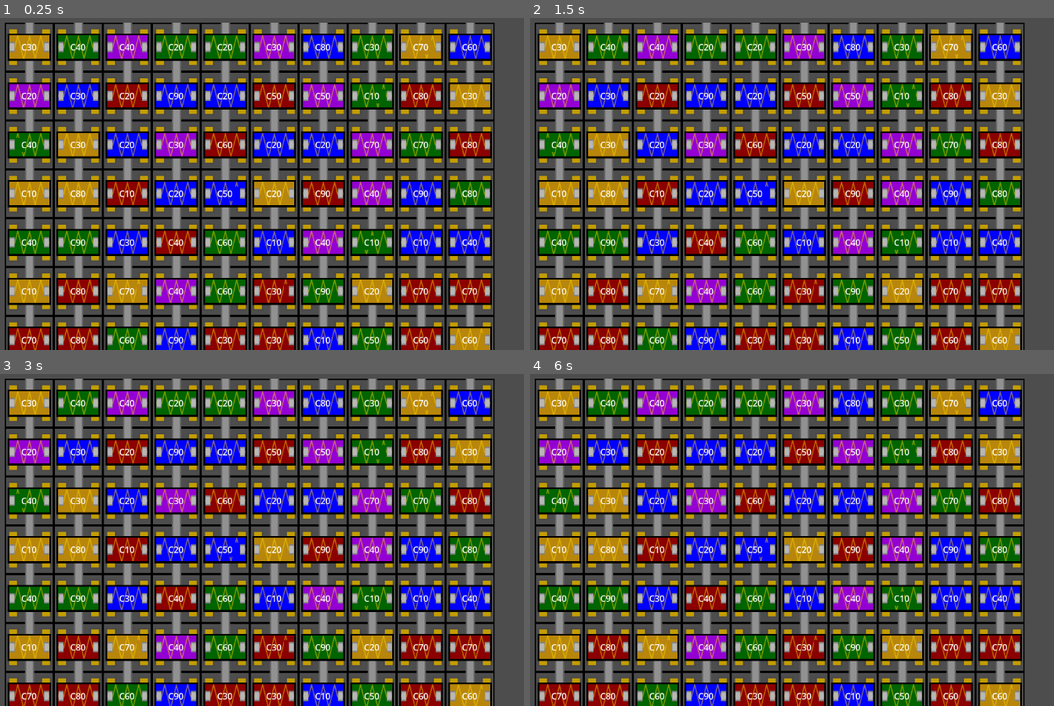
Above: before the commit, frames 1-4 (two rows, left to right).
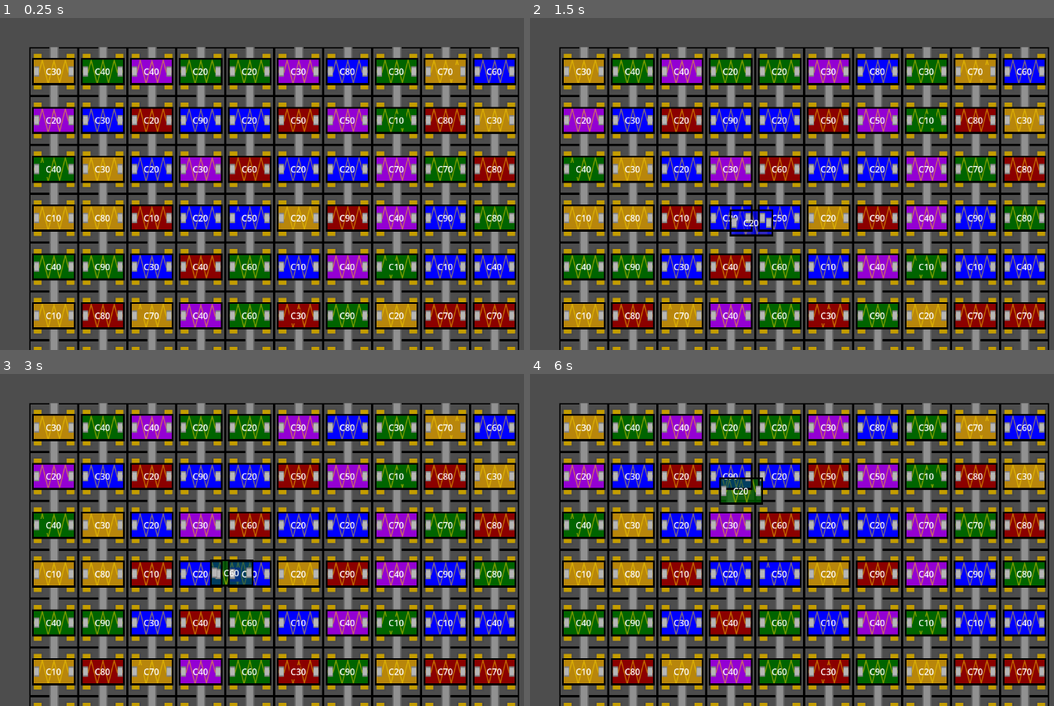
Above: after the commit, the same moments.

Repository: Herodegon/Piqtronics_TriangleGameJam2025
Game: Godot game, scene res://scenes/minigames/cryptofuse/fusebox.tscn
The game is run twice, just before and just after one commit, with the same random seed, the same clock (stepped at 60 frames per second) and the same inputs. This scene is started directly instead of the project's main scene.
Inputs (mouse positions are in pixels of both pictures, inside the frame that each line leads up to):
- Up to frame 1 (0.25 s): no input
- Up to frame 2 (1.5 s): tap Enter at 0.5 s; move the mouse to (959, 157) at 0.52 s; click (959, 157) at 0.67 s; tap Space at 1.25 s; drag from (697, 190) to (792, 243) at 1.27 s
- Up to frame 3 (3 s): move the mouse to (356, 453) at 2.02 s; click (356, 453) at 2.17 s; tap Enter at 2.75 s; drag from (262, 599) to (104, 476) at 2.77 s
- Up to frame 4 (6 s): move the mouse to (1012, 583) at 3.52 s; click (1012, 583) at 3.67 s; tap Space at 4.25, 5.75 s; drag from (634, 476) to (729, 443) at 4.27 s; tap Enter at 5 s; move the mouse to (854, 530) at 5.02 s; click (854, 530) at 5.17 s; drag from (729, 443) to (697, 546) at 5.77 s

The runs differ from the first frame. In frame 1, 88% of the frame differs, in the area x 0-100%, y 1-100%; in frame 2, 88%; in frame 3, 88%; in frame 4, 88%.

Commit message:
dragging works

Diff:
--- a/the_lords_work/scenes/minigames/cryptofuse/box_slot.tscn
+++ b/the_lords_work/scenes/minigames/cryptofuse/box_slot.tscn
@@ -1,16 +1,24 @@
-[gd_scene load_steps=4 format=3 uid="uid://y5jnhtow66j7"]
+[gd_scene load_steps=5 format=3 uid="uid://y5jnhtow66j7"]
 
 [ext_resource type="Script" path="res://scripts/minigames/cryptofuse/box_slot.gd" id="1_p7ia6"]
 [ext_resource type="Texture2D" uid="uid://dec38d6aeruy6" path="res://assets/CryptoFuse/Fuses/slot.png" id="1_uyuud"]
+[ext_resource type="PackedScene" uid="uid://u6scxdctahjn" path="res://scenes/minigames/cryptofuse/Fuse.tscn" id="2_mu0ck"]
 [ext_resource type="Texture2D" uid="uid://dkhpb8aucet66" path="res://assets/CryptoFuse/Fuses/slot_empty.png" id="3_lqppj"]
 
 [node name="Box_Slot" type="Control"]
 layout_mode = 3
 anchors_preset = 0
 script = ExtResource("1_p7ia6")
+fuse_scene = ExtResource("2_mu0ck")
 
-[node name="Slot" type="Sprite2D" parent="."]
+[node name="Slot" type="TextureRect" parent="."]
+layout_mode = 0
+offset_right = 40.0
+offset_bottom = 40.0
 texture = ExtResource("3_lqppj")
 
-[node name="Contacts" type="Sprite2D" parent="."]
+[node name="Contacts" type="TextureRect" parent="."]
+layout_mode = 0
+offset_right = 90.0
+offset_bottom = 90.0
 texture = ExtResource("1_uyuud")
--- a/the_lords_work/scenes/minigames/cryptofuse/fuse.tscn
+++ b/the_lords_work/scenes/minigames/cryptofuse/fuse.tscn
@@ -8,34 +8,35 @@
 [node name="Fuse" type="Control"]
 layout_mode = 3
 anchors_preset = 0
+offset_left = 5.0
+offset_top = 20.0
+offset_right = 5.0
+offset_bottom = 20.0
+mouse_filter = 1
 script = ExtResource("1_wph1i")
 
 [node name="Type_text" type="Label" parent="."]
 z_index = 4
-layout_mode = 0
-offset_left = -15.0
-offset_top = -12.0
-offset_right = 25.0
-offset_bottom = 11.0
+offset_left = 25.0
+offset_top = 13.0
+offset_right = 65.0
+offset_bottom = 36.0
 text = "C30"
 
-[node name="Pins" type="Sprite2D" parent="."]
+[node name="Pins" type="TextureRect" parent="."]
 z_index = 4
 y_sort_enabled = true
 texture = ExtResource("4_te2v4")
 
-[node name="CoverBorder" type="Sprite2D" parent="."]
+[node name="CoverBorder" type="TextureRect" parent="."]
 z_index = 4
 texture = ExtResource("5_b7kxy")
 
 [node name="Cover" type="ColorRect" parent="."]
 z_index = 3
 y_sort_enabled = true
-layout_mode = 0
-offset_left = -40.0
-offset_top = -25.0
-offset_right = 40.0
-offset_bottom = 25.0
+offset_right = 80.0
+offset_bottom = 50.0
 color = Color(0.14902, 0.282353, 1, 0.666667)
 
 [node name="Break" type="ColorRect" parent="."]
@@ -45,22 +46,19 @@
 anchors_preset = 4
 anchor_top = 0.5
 anchor_bottom = 0.5
-offset_left = -30.0
-offset_top = -13.0
-offset_right = -10.0
-offset_bottom = 13.0
+offset_left = 50.0
+offset_top = 13.0
+offset_right = 70.0
+offset_bottom = 39.0
 grow_vertical = 2
 color = Color(0.14902, 0.282353, 1, 1)
 
-[node name="WireGood" type="Sprite2D" parent="."]
+[node name="WireGood" type="TextureRect" parent="."]
 z_index = 1
 texture = ExtResource("3_rggvk")
 
 [node name="Backplate" type="ColorRect" parent="."]
 y_sort_enabled = true
-layout_mode = 0
-offset_left = -40.0
-offset_top = -25.0
-offset_right = 40.0
-offset_bottom = 25.0
+offset_right = 80.0
+offset_bottom = 50.0
 color = Color(0.14902, 0.282353, 1, 1)
--- a/the_lords_work/scenes/minigames/cryptofuse/fusebox.tscn
+++ b/the_lords_work/scenes/minigames/cryptofuse/fusebox.tscn
@@ -12,5 +12,5 @@
 box_slot_scene = ExtResource("2_ajw8j")
 toolbox_slot_scene = ExtResource("3_qwcv2")
 fusebox_pos = Vector2(90, 90)
-toolbox_pos = Vector2(1200, 90)
+toolbox_pos = Vector2(1200, 270)
 fuse_scene = ExtResource("4_7knju")
--- a/the_lords_work/scripts/minigames/cryptofuse/Fuse.gd
+++ b/the_lords_work/scripts/minigames/cryptofuse/Fuse.gd
@@ -4,14 +4,16 @@
 @export var cover_opacity: float = 0.5
 @export var type: int
 @export var good: int
+var break_pos
 
 #-27 to
 func set_type(t: int):
 	type = t
 	$Type_text.text = "C%d" % t
 func set_break_pos(p: int):
-	$Break.position.y = -13
+	$Break.position.y = 13
 	$Break.position.x = p
+	break_pos = p
 
 func set_color(c: Color):
 	cover_color = c
@@ -31,10 +33,6 @@
 		$Break.visible = true
 
 
-func _get_drag_data(_at_position):
-	return self
-
-
 func randomize(s: int):
 	var colors = [Color.BLUE, Color.DARK_GREEN, Color.DARK_RED, Color.DARK_VIOLET, Color.DARK_GOLDENROD]
 	var color_choice = colors[randi() % colors.size()]
@@ -42,11 +40,13 @@
 
 	set_opacity(cover_opacity)
 
+
+
 	var t = ((randi() % 9) + 1) * 10
 	set_type(t)
 
-	var break_pos = randi() % 61 - 40
-	set_break_pos((break_pos))
+	break_pos = randi() % 51
+	set_break_pos(break_pos)
 
 
 	if s == 2:
@@ -57,4 +57,4 @@
 
 # Called when the node enters the scene tree for the first time.
 func _ready():
-	pass # Replace with function body.
+	pass
--- a/the_lords_work/scripts/minigames/cryptofuse/box_slot.gd
+++ b/the_lords_work/scripts/minigames/cryptofuse/box_slot.gd
@@ -4,6 +4,7 @@
 var has_fuse: bool
 var fuse_color: Color
 var fuse_type: int
+@export var fuse_scene: PackedScene
 
 func set_contacts(c: bool):
 	has_contacts = c
@@ -16,21 +17,41 @@
 	fuse_color = c
 	fuse_type = t
 
+
 func add_fuse(f):
 	fuse = f
 	has_fuse = true
 	add_child(f)
+	f.reparent(self)
 
 func remove_fuse():
 	has_fuse = false
 	remove_child(fuse)
 
+func _get_drag_data(_at_position):
+	if not has_fuse:
+		return
+
+	print("dragging")
+	var preview = fuse_scene.instantiate()
+	preview.set_color(fuse.cover_color)
+	preview.set_type(fuse.type)
+	preview.set_break_pos(fuse.break_pos)
+	preview.set_state(fuse.good)
+	set_drag_preview(preview)
+	return fuse
+
+
 func _can_drop_data(_at_position, data):
+	print("Checking can drop")
 	if has_fuse:
 		return false
-	return data.color == fuse_color and data.type == fuse_type
+	if has_contacts:
+		return data.cover_color == fuse_color and data.type == fuse_type
+	return true
 
 func _drop_data(_at_position, data):
+	print("Dropping")
 	has_fuse = true
 	var parent_slot = data.get_parent()
 	parent_slot.remove_fuse()
@@ -43,3 +64,11 @@
 
 	set_contacts(hc)
 	self.position = pos
+
+func _ready():
+	mouse_filter = Control.MOUSE_FILTER_STOP
+
+# func _gui_input(event):
+# 	if event is InputEventMouseButton and event.pressed and event.button_index == MOUSE_BUTTON_LEFT:
+# 		print("Mouse clicked on slot")
+# 		set_drag_preview(_get_drag_data(event.position))
